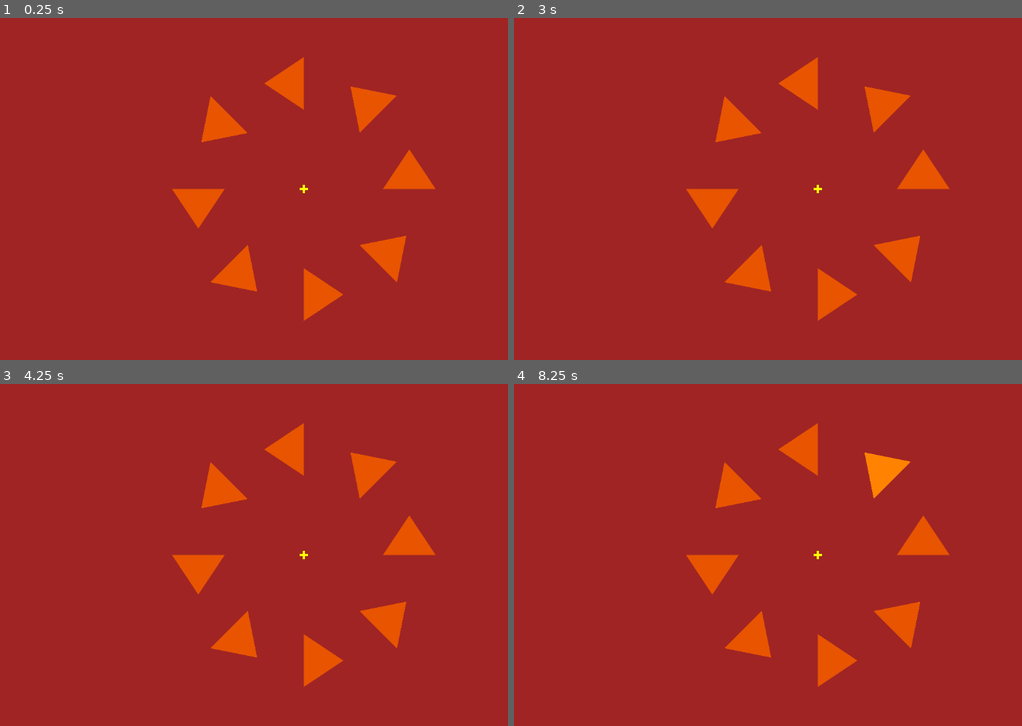
Above: before the commit, frames 1-4 (two rows, left to right).
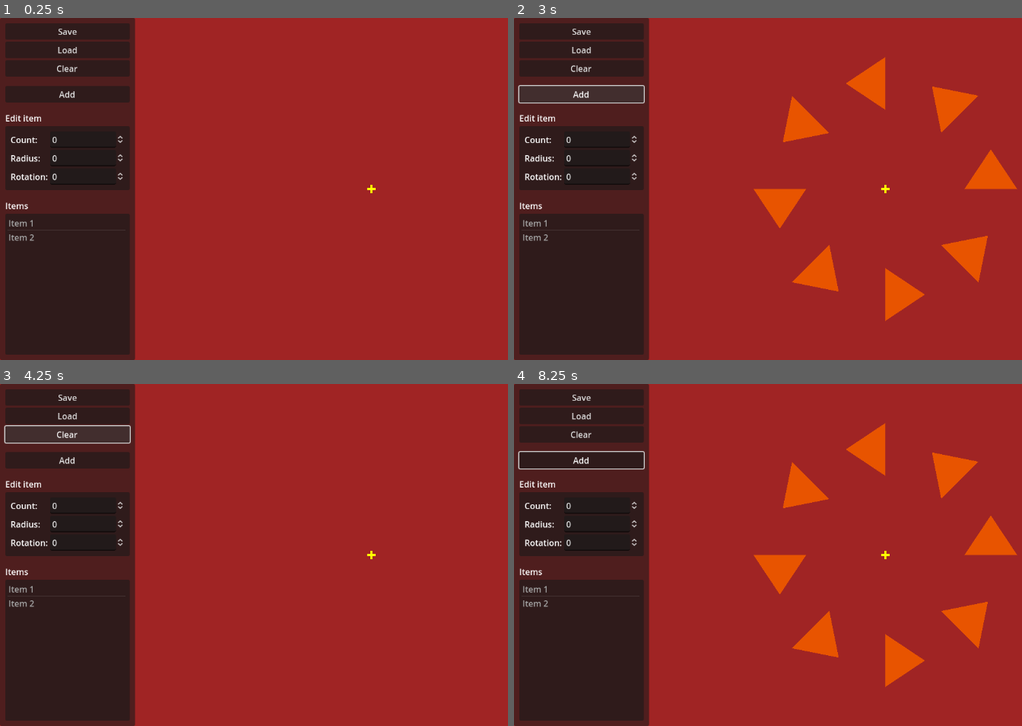
Above: after the commit, the same moments.

Repository: zoeesilcock/symmetar
Game: Godot game, scene res://Main.tscn
Two runs of this game, one before a commit and one after it. Both use one fixed random seed, a clock stepped at 60 frames per second and the inputs below.
Inputs (mouse positions are in pixels of both pictures, inside the frame that each line leads up to):
- Up to frame 1 (0.25 s): no input
- Up to frame 2 (3 s): click (580, 31) at 0.5 s, where only the run after the commit has a clickable "Save"; click (580, 48) at 1.25 s, where only the run after the commit has a clickable "Load"; click (580, 69) at 2 s, where only the run after the commit has a clickable "Clear"; click (580, 93) at 2.75 s, where only the run after the commit has a clickable "Add"
- Up to frame 3 (4.25 s): click (66, 435) at 3.5 s, where only the run after the commit has a clickable "Clear"
- Up to frame 4 (8.25 s): click (580, 459) at 4.25 s, where only the run after the commit has a clickable "Add"; click (580, 435) at 5 s, where only the run after the commit has a clickable "Clear"; click (580, 459) at 5.75 s, where only the run after the commit has a clickable "Add"; tap Enter at 6.5, 8 s; move the mouse to (950, 537) at 6.52 s; click (950, 537) at 6.67 s; tap Space at 7.25 s; drag from (696, 572) to (788, 623) at 7.27 s; move the mouse to (879, 479) at 8.02 s; click (879, 479) at 8.17 s

The runs differ from the first frame. In frame 1, 32% of the frame differs, in the area x 0-86%, y 0-100%; in frame 2, 36%; in frame 3, 32%; in frame 4, 36%, in the area x 0-100%, y 0-100%.

Commit message:
Add some basic UI structure

Diff:
--- a/Element.gd
+++ b/Element.gd
@@ -1,3 +1,4 @@
+class_name Element
 extends Node2D
 
 # References
--- a/Main.tscn
+++ b/Main.tscn
@@ -1,13 +1,11 @@
-[gd_scene load_steps=2 format=3 uid="uid://b0xsay7lqoc07"]
+[gd_scene load_steps=3 format=3 uid="uid://uyebueqq35xu"]
 
-[ext_resource type="PackedScene" uid="uid://b7fwwj6jtev" path="res://Element.tscn" id="1_bnlyl"]
+[ext_resource type="PackedScene" uid="uid://cn6aov1t3u3y2" path="res://UI.tscn" id="1_tbaje"]
+[ext_resource type="PackedScene" uid="uid://b0xsay7lqoc07" path="res://World.tscn" id="2_joqbc"]
 
-[node name="Node2D" type="Node2D"]
+[node name="Main" type="Node2D"]
 
-[node name="Camera2D" type="Camera2D" parent="."]
+[node name="UI" parent="." node_paths=PackedStringArray("world") instance=ExtResource("1_tbaje")]
+world = NodePath("../World")
 
-[node name="Center" type="Polygon2D" parent="."]
-color = Color(1, 1, 0, 1)
-polygon = PackedVector2Array(-2, -8, 2, -8, 2, -2, 8, -2, 8, 2, 2, 2, 2, 8, -2, 8, -2, 2, -8, 2, -8, -2, -2, -2)
-
-[node name="Element" parent="." instance=ExtResource("1_bnlyl")]
+[node name="World" parent="." instance=ExtResource("2_joqbc")]
--- /dev/null
+++ b/UI.gd
@@ -0,0 +1,19 @@
+class_name UI
+extends CanvasLayer
+
+# References
+@export var world : World
+
+# Signals
+signal add_button_pressed
+signal clear_button_pressed
+
+func _ready():
+	self.add_button_pressed.connect(self._on_add_button_pressed)
+	self.clear_button_pressed.connect(self._on_clear_button_pressed)
+
+func _on_add_button_pressed():
+	world.add_new_element()
+
+func _on_clear_button_pressed():
+	world.clear_elements()
--- /dev/null
+++ b/UI.tscn
@@ -0,0 +1,115 @@
+[gd_scene load_steps=4 format=3 uid="uid://cn6aov1t3u3y2"]
+
+[ext_resource type="Script" path="res://UI.gd" id="1_a35o3"]
+[ext_resource type="Theme" uid="uid://hgjigpeoaius" path="res://UITheme.tres" id="1_mkjgu"]
+
+[sub_resource type="Theme" id="Theme_uuqi3"]
+
+[node name="UI" type="CanvasLayer"]
+script = ExtResource("1_a35o3")
+
+[node name="Root" type="Control" parent="."]
+layout_mode = 3
+anchors_preset = 15
+anchor_right = 1.0
+anchor_bottom = 1.0
+grow_horizontal = 2
+grow_vertical = 2
+
+[node name="Panel" type="Panel" parent="Root"]
+layout_mode = 2
+offset_right = 256.0
+offset_bottom = 648.0
+grow_vertical = 2
+
+[node name="MarginContainer" type="MarginContainer" parent="Root/Panel"]
+layout_mode = 1
+anchors_preset = 9
+anchor_bottom = 1.0
+offset_right = 256.0
+grow_vertical = 2
+theme = ExtResource("1_mkjgu")
+
+[node name="VBoxContainer" type="VBoxContainer" parent="Root/Panel/MarginContainer"]
+layout_mode = 2
+theme = SubResource("Theme_uuqi3")
+
+[node name="SaveButton" type="Button" parent="Root/Panel/MarginContainer/VBoxContainer"]
+layout_mode = 2
+text = "Save"
+
+[node name="LoadButton" type="Button" parent="Root/Panel/MarginContainer/VBoxContainer"]
+layout_mode = 2
+text = "Load"
+
+[node name="ClearButton" type="Button" parent="Root/Panel/MarginContainer/VBoxContainer"]
+layout_mode = 2
+text = "Clear"
+
+[node name="Space1" type="Control" parent="Root/Panel/MarginContainer/VBoxContainer"]
+custom_minimum_size = Vector2(0, 10)
+layout_mode = 2
+
+[node name="AddButton" type="Button" parent="Root/Panel/MarginContainer/VBoxContainer"]
+layout_mode = 2
+text = "Add"
+
+[node name="Space2" type="Control" parent="Root/Panel/MarginContainer/VBoxContainer"]
+custom_minimum_size = Vector2(0, 10)
+layout_mode = 2
+
+[node name="EditLabel" type="Label" parent="Root/Panel/MarginContainer/VBoxContainer"]
+layout_mode = 2
+text = "Edit item"
+
+[node name="EditContainer" type="PanelContainer" parent="Root/Panel/MarginContainer/VBoxContainer"]
+layout_mode = 2
+
+[node name="MarginContainer" type="MarginContainer" parent="Root/Panel/MarginContainer/VBoxContainer/EditContainer"]
+layout_mode = 2
+
+[node name="GridContainer" type="GridContainer" parent="Root/Panel/MarginContainer/VBoxContainer/EditContainer/MarginContainer"]
+layout_mode = 2
+columns = 2
+
+[node name="CountLabel" type="Label" parent="Root/Panel/MarginContainer/VBoxContainer/EditContainer/MarginContainer/GridContainer"]
+layout_mode = 2
+text = "Count:"
+
+[node name="CountInput" type="SpinBox" parent="Root/Panel/MarginContainer/VBoxContainer/EditContainer/MarginContainer/GridContainer"]
+layout_mode = 2
+size_flags_horizontal = 3
+
+[node name="RadiusLabel" type="Label" parent="Root/Panel/MarginContainer/VBoxContainer/EditContainer/MarginContainer/GridContainer"]
+layout_mode = 2
+text = "Radius:"
+
+[node name="RadiusInput" type="SpinBox" parent="Root/Panel/MarginContainer/VBoxContainer/EditContainer/MarginContainer/GridContainer"]
+layout_mode = 2
+size_flags_horizontal = 3
+
+[node name="RotationLabel" type="Label" parent="Root/Panel/MarginContainer/VBoxContainer/EditContainer/MarginContainer/GridContainer"]
+layout_mode = 2
+text = "Rotation:"
+
+[node name="RotationInput" type="SpinBox" parent="Root/Panel/MarginContainer/VBoxContainer/EditContainer/MarginContainer/GridContainer"]
+layout_mode = 2
+size_flags_horizontal = 3
+
+[node name="Space3" type="Control" parent="Root/Panel/MarginContainer/VBoxContainer"]
+custom_minimum_size = Vector2(0, 10)
+layout_mode = 2
+
+[node name="ItemsLabel" type="Label" parent="Root/Panel/MarginContainer/VBoxContainer"]
+layout_mode = 2
+text = "Items"
+
+[node name="ItemList" type="ItemList" parent="Root/Panel/MarginContainer/VBoxContainer"]
+layout_mode = 2
+size_flags_vertical = 3
+item_count = 2
+item_0/text = "Item 1"
+item_1/text = "Item 2"
+
+[connection signal="pressed" from="Root/Panel/MarginContainer/VBoxContainer/ClearButton" to="." method="_on_clear_button_pressed"]
+[connection signal="pressed" from="Root/Panel/MarginContainer/VBoxContainer/AddButton" to="." method="_on_add_button_pressed"]
--- /dev/null
+++ b/UITheme.tres
@@ -0,0 +1,8 @@
+[gd_resource type="Theme" format=3 uid="uid://hgjigpeoaius"]
+
+[resource]
+MarginContainer/colors/margin = Color(0, 0, 0, 1)
+MarginContainer/constants/margin_bottom = 10
+MarginContainer/constants/margin_left = 10
+MarginContainer/constants/margin_right = 10
+MarginContainer/constants/margin_top = 10
--- /dev/null
+++ b/World.gd
@@ -0,0 +1,23 @@
+class_name World
+extends Node2D
+
+# References
+@export var element_scene : PackedScene
+@export var elements_node : Node2D
+
+# Internal
+var elements
+
+func _ready():
+	elements = []
+
+func add_new_element():
+	var new_element = element_scene.instantiate()
+	elements_node.add_child(new_element)
+	elements.push_front(new_element)
+
+func clear_elements():
+	for element in elements:
+		elements_node.remove_child(element)
+
+	elements = []
--- /dev/null
+++ b/World.tscn
@@ -0,0 +1,18 @@
+[gd_scene load_steps=3 format=3 uid="uid://b0xsay7lqoc07"]
+
+[ext_resource type="PackedScene" uid="uid://b7fwwj6jtev" path="res://Element.tscn" id="1_bnlyl"]
+[ext_resource type="Script" path="res://World.gd" id="1_idh0m"]
+
+[node name="World" type="Node2D" node_paths=PackedStringArray("elements_node")]
+script = ExtResource("1_idh0m")
+element_scene = ExtResource("1_bnlyl")
+elements_node = NodePath("Elements")
+
+[node name="Camera2D" type="Camera2D" parent="."]
+offset = Vector2(-128, 0)
+
+[node name="Center" type="Polygon2D" parent="."]
+color = Color(1, 1, 0, 1)
+polygon = PackedVector2Array(-2, -8, 2, -8, 2, -2, 8, -2, 8, 2, 2, 2, 2, 8, -2, 8, -2, 2, -8, 2, -8, -2, -2, -2)
+
+[node name="Elements" type="Node2D" parent="."]
